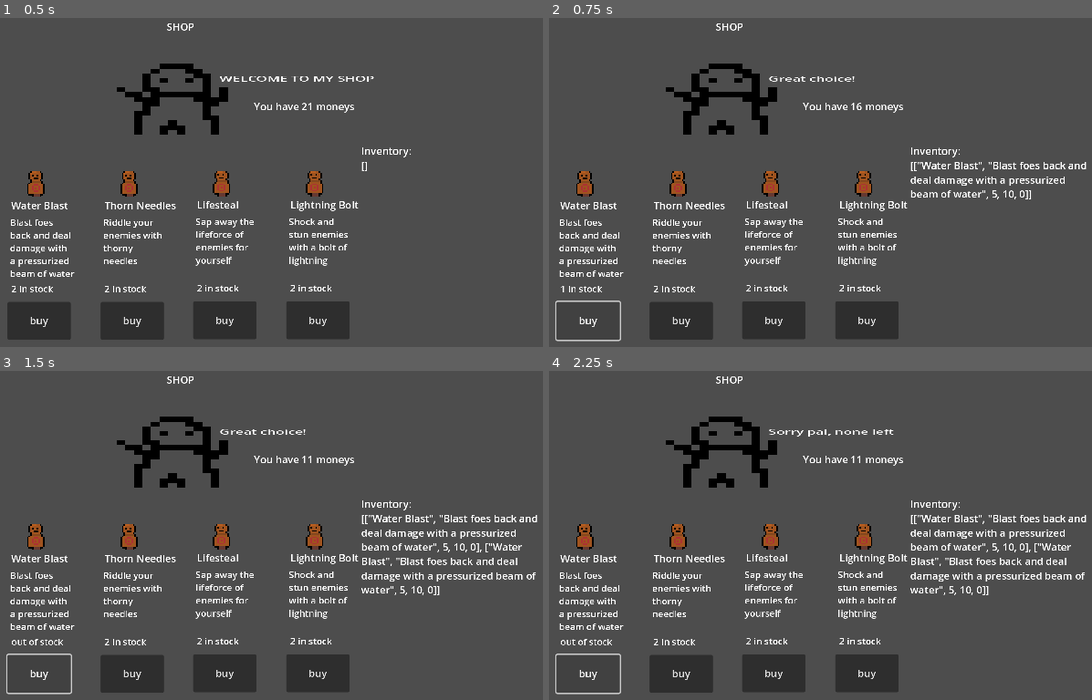
Above: before the commit, frames 1-4 (two rows, left to right).
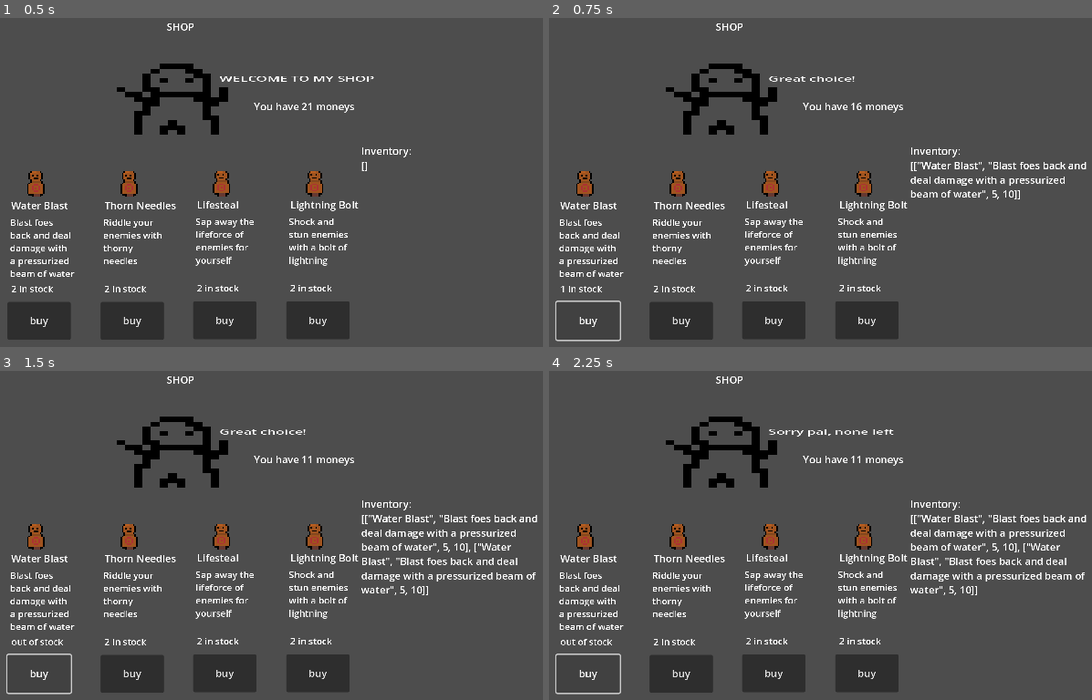
Above: after the commit, the same moments.

Repository: CoderXam/UntitledGameJame104
Game: Godot game, scene res://Scenes/shop/shop_scene.tscn
The game is run twice, just before and just after one commit, with the same random seed, the same clock (stepped at 60 frames per second) and the same inputs.
Inputs:
- Up to frame 1 (0.5 s): no input
- Up to frame 2 (0.75 s): click "buy" at 0.5 s
- Up to frame 3 (1.5 s): click "buy" at 1.25 s
- Up to frame 4 (2.25 s): click "buy" at 2 s

Frame 1 is identical in both runs. In frame 2, less than 0.1% of the frame differs, in the area x 85-89%, y 52-56%; in frame 3, 0.2%, in the area x 77-97%, y 52-69%; in frame 4, 0.2%.

Commit message:
removed unused stuff

Diff:
--- a/Scenes/shop/shop_scene.gd
+++ b/Scenes/shop/shop_scene.gd
@@ -1,17 +1,17 @@
 extends Node2D
 
 # positions in array:
-# 0 = name, 1 = description, 2 = price, 3 = probability of showing up in shop, 4 = amount in stock
-var shop_inv = {"Fire": ["Fireball","Launch a scorching fireball attack", 5, 10, 0],
- 				"Magma" : ["Magma","Turn the ground to molten rock", 5, 10, 0],
-			 	"Water" : ["Water Blast","Blast foes back and deal damage with a pressurized beam of water", 5, 10, 0],
-				"Shield" : ["Shield","Block incoming attacks with an arcane ward", 5, 10, 0],
-			 	"Orb" : ["Orb","Pierce through enemies with a spectral orb", 5, 10, 0],
-				"Lifesteal" : ["Lifesteal","Sap away the lifeforce of enemies for yourself", 5, 10, 0],
-				"Root" : ["Root Snatch","Fix enemies in place with grasping roots", 5, 10, 0],
-				"Lightning" : ["Lightning Bolt","Shock and stun enemies with a bolt of lightning", 5, 10, 0],
-				"Amplify" : ["Amplify","Amplify other runes", 5, 10, 0],
-				"Thorn" : ["Thorn Needles","Riddle your enemies with thorny needles", 5, 10, 0]}
+# 0 = name, 1 = description, 2 = price, 3 = probability of showing up in shop
+var shop_inv = {"Fire": ["Fireball","Launch a scorching fireball attack", 5, 10],
+ 				"Magma" : ["Magma","Turn the ground to molten rock", 5, 10],
+			 	"Water" : ["Water Blast","Blast foes back and deal damage with a pressurized beam of water", 5, 10],
+				"Shield" : ["Shield","Block incoming attacks with an arcane ward", 5, 10],
+			 	"Orb" : ["Orb","Pierce through enemies with a spectral orb", 5, 10],
+				"Lifesteal" : ["Lifesteal","Sap away the lifeforce of enemies for yourself", 5, 10],
+				"Root" : ["Root Snatch","Fix enemies in place with grasping roots", 5, 10],
+				"Lightning" : ["Lightning Bolt","Shock and stun enemies with a bolt of lightning", 5, 10],
+				"Amplify" : ["Amplify","Amplify other runes", 5, 10],
+				"Thorn" : ["Thorn Needles","Riddle your enemies with thorny needles", 5, 10]}
 # Called when the node enters the scene tree for the first time.
 
 var pool = [shop_inv["Fire"],shop_inv["Magma"],shop_inv["Water"],shop_inv["Shield"],shop_inv["Orb"],shop_inv["Lifesteal"],shop_inv["Root"],shop_inv["Lightning"],shop_inv["Amplify"],shop_inv["Thorn"],]
